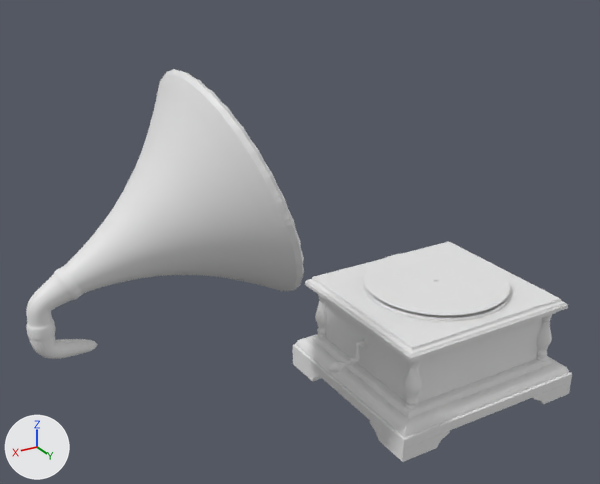
A saved change to the Blender file Gramophone.blend.
Camera for both pictures: a 50 mm lens placed at (9.99, 11.48, 8.38), pointed at (3.04, -0.1, 2.59). The axes (+X, +Y, +Z) are drawn at lower left. The lights are the same throughout. The picture after the commit comes second.
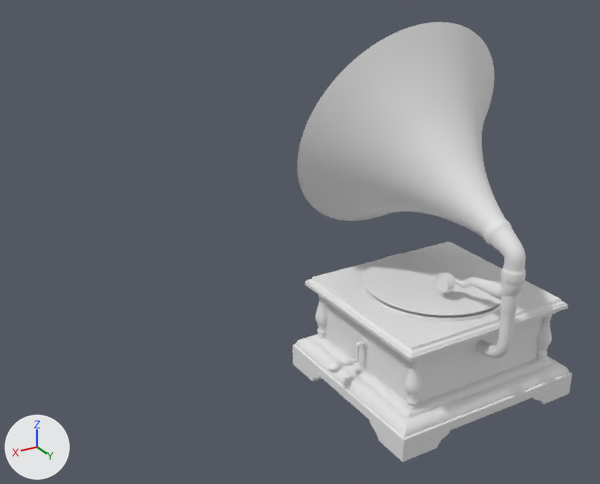
Pixel boxes [x1, y1, x2, y2] of what changed, in the pictures (600 x 484 px; the box of a moved part takes in the faces that stretch with it):
'Cylinder.007', reshaped, moved, turned: before [26, 69, 304, 359]; after [297, 22, 526, 358]
part 1 of me_cylinder_005, added: after [475, 294, 519, 358]
part 2 of me_cylinder_005, built on: before [72, 340, 98, 349]; after [436, 272, 496, 295]
part 3 of me_cylinder_005, moved or reshaped (not visible afterwards): before [162, 272, 252, 282]

Edits to the bpy script that builds the scene:
```text
Change me_cylinder_005:
    used by ob_cylinder_007; location = (7.11, 0.0, 2.89); rotation_euler = (0.0, -1.133, 0.0), in degrees (0, -65, 0); scale = (0.254, 0.254, 0.254)
    remove me_cylinder_005.from_pydata(...)  # 1344 vertices, 1314 faces; spans x -9.8..8.4, y -9.1..9.1, z -4.2..12.9
    add me_cylinder_005.from_pydata(...)  # 3136 vertices, 3073 faces; spans x -9.8..8.4, y -9.1..9.1, z -5.9..12.9
    me_cylinder_005 part 1: a new loose piece of 384 vertices spanning x -9.2..-2.5, y -0.6..0.6, z -5.9..-3.0
    me_cylinder_005 part 2: 1 vertex moved within x -4.5, y 0.3, z -0.9; 1408 vertices added at x -7.1..-4.3, y -1.3..0.4, z -1.1..1.7
    me_cylinder_005 part 3: 4 vertices moved from x -4.9..-3.6, y 0.9..2.5, z 5.8..7.3 to x -4.8..-3.5, y 0.9..2.7, z 5.9..8.0
Change ob_cylinder_007:
    ob_cylinder_007.location: (7.11, 0.0, 2.89) -> (0.03, 1.56, 2.8)
    ob_cylinder_007.rotation_euler: (0.0, -1.133, 0.0) -> (0.0, -1.133, 1.571)  # degrees (0, -65, 0) -> degrees (0, -65, 90)
```
